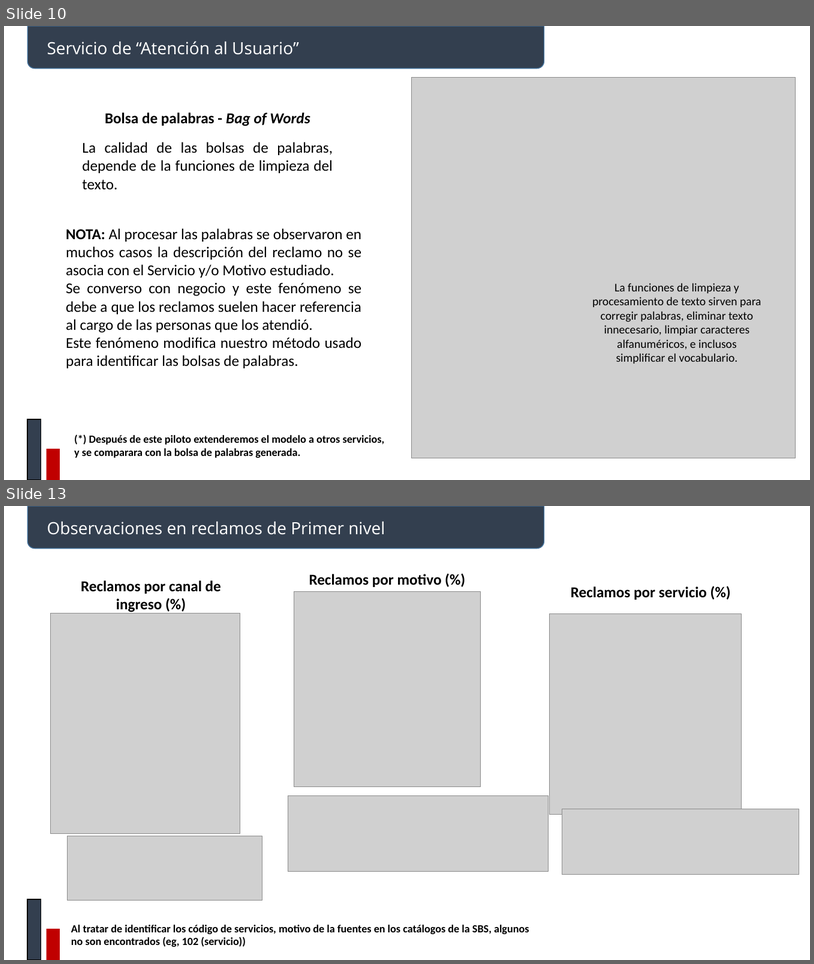
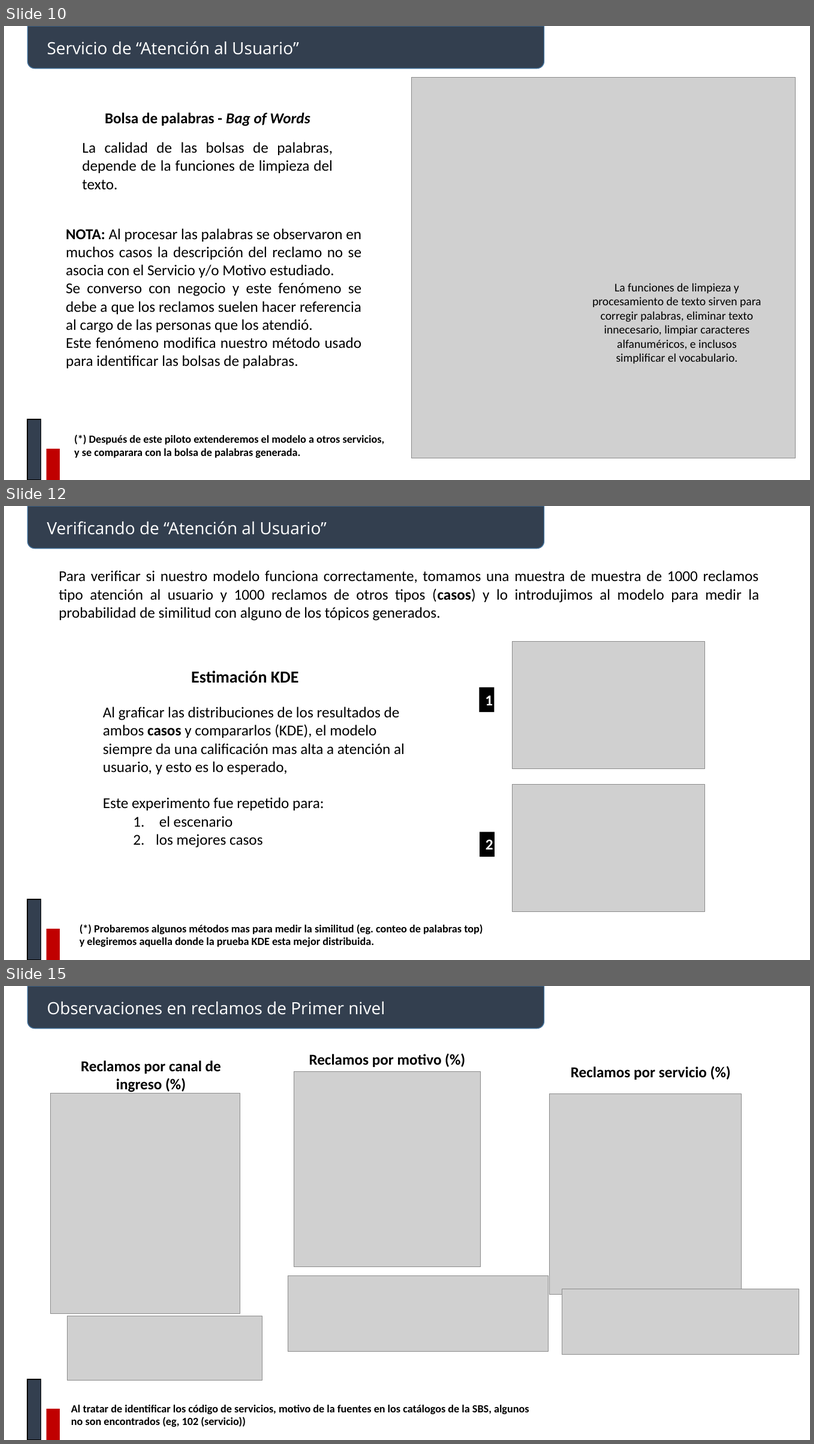
Before and after one commit to johnkbarrera/R2D2, a slide deck: BancoNacion/documentos/Reclamos.pptx. Shown one above the other, each under a label of ours: slides 10 and 13 before the commit, slides 10, 12 and 15 after it; the slides between them are not shown. The pictures are 814x964 and 814x1444 pixels, drawn with LibreOffice and Linux fonts; fonts in the diff are those of the drawing; grey boxes stand for pictures. Boxes give left, top, right and bottom in pixels: in the first picture for what was removed or moved away, otherwise in the second. Text is boxed around its words. In the diff, an @@ line names an element or a change of style, - is before the commit and + after.

```diff
--- a/BancoNacion/documentos/Reclamos.pptx
+++ b/BancoNacion/documentos/Reclamos.pptx
@@ slide 12 added at [4,506,810,960], background #FFFFFF @@
@@ round same rect added at [27,506,544,549], fill #333F50, outline #43739E 1 pt @@
@@ text added at [47,521,327,535], 20 pt, text #FFFFFF @@
+Verificando de “Atención al Usuario”
@@ text added at [59,570,759,621], 18 pt, text #000000 @@
+Para verificar si nuestro modelo funciona correctamente, tomamos una muestra de muestra de 1000 reclamos tipo atención al usuario y 1000 reclamos de otros tipos (casos) y lo introdujimos al modelo para medir la probabilidad de similitud con alguno de los tópicos generados.
@@ picture added at [513,642,706,769] @@
@@ text added at [191,670,299,683], 20 pt, text #000000, bold @@
+Estimación KDE
@@ rectangle added at [479,687,495,712], fill #000000, 18 pt, text #FFFFFF, bold @@
+1
@@ text added at [103,706,405,847], 18 pt, text #000000 @@
+Al graficar las distribuciones de los resultados de ambos casos y compararlos (KDE), el modelo siempre da una calificación mas alta a atención al usuario, y esto es lo esperado,
+Este experimento fue repetido para:
+  1. el escenario
+  2. los mejores casos
@@ picture added at [513,784,706,912] @@
@@ rectangle added at [480,831,495,856], fill #000000, 18 pt, text #FFFFFF, bold @@
+2
@@ rectangle added at [27,899,41,960], fill #333F50, outline #000000 1 pt @@
@@ rectangle added at [47,928,60,960], fill #C00000 @@
@@ text added at [80,924,483,946], 13 pt, text #000000, bold @@
+(*) Probaremos algunos métodos mas para medir la similitud (eg. conteo de palabras top) y elegiremos aquella donde la prueba KDE esta mejor distribuida.
@@ what was slide 13 is now slide 15 @@
```
Also in this commit, not shown: 2 other slides added, 1 slide removed, 3 other files.
